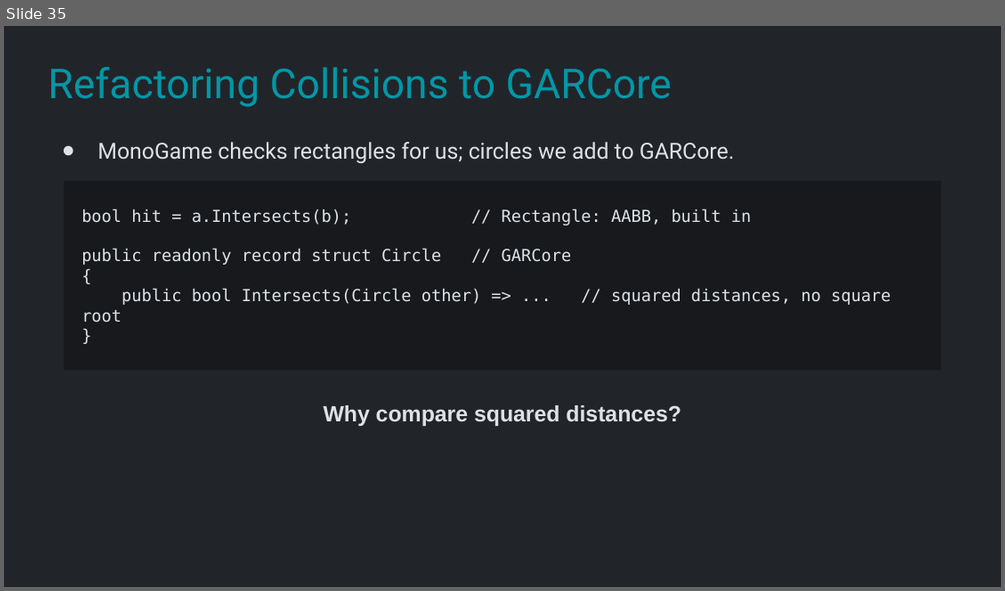
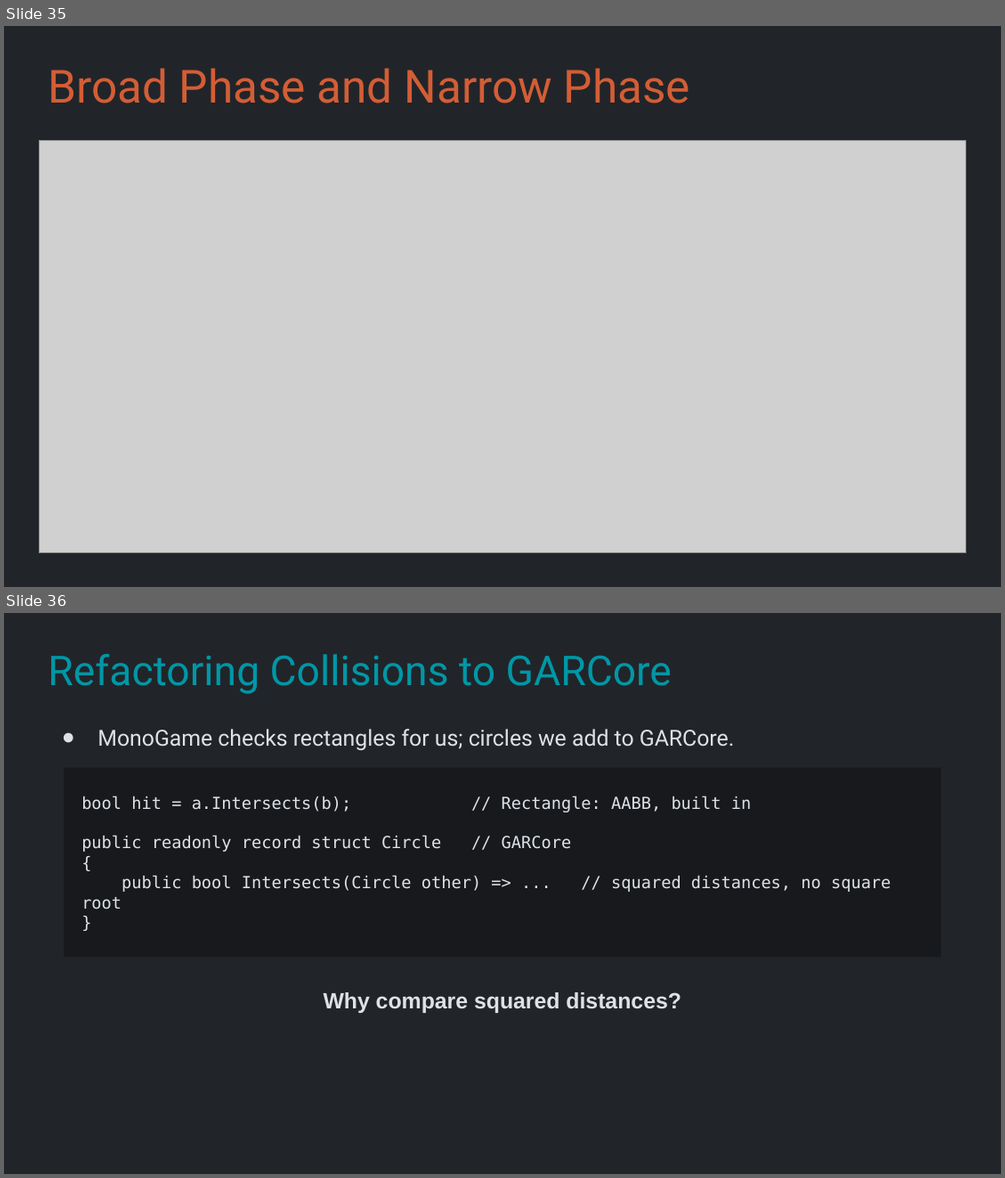
Before and after one commit to Metamate/gar, a slide deck: slides/03 Snake.pptx. Shown one above the other, each under a label of ours: slide 35 before the commit, slides 35 and 36 after it. The pictures are 1005x591 and 1005x1178 pixels, drawn with LibreOffice and Linux fonts; fonts in the diff are those of the drawing; grey boxes stand for pictures. Boxes give left, top, right and bottom in pixels: in the first picture for what was removed or moved away, otherwise in the second. Text is boxed around its words. In the diff, an @@ line names an element or a change of style, - is before the commit and + after.

```diff
--- a/slides/03 Snake.pptx
+++ b/slides/03 Snake.pptx
@@ slide 35 added at [4,26,1001,587], background #212529 @@
@@ title added at [48,68,690,103], 33 pt, text #D45D35 @@
+Broad Phase and Narrow Phase
@@ picture added at [39,141,966,552] @@
@@ what was slide 35 is now slide 36 @@
```
Also in this commit, not shown: 1 slide changed, 26 other files.
